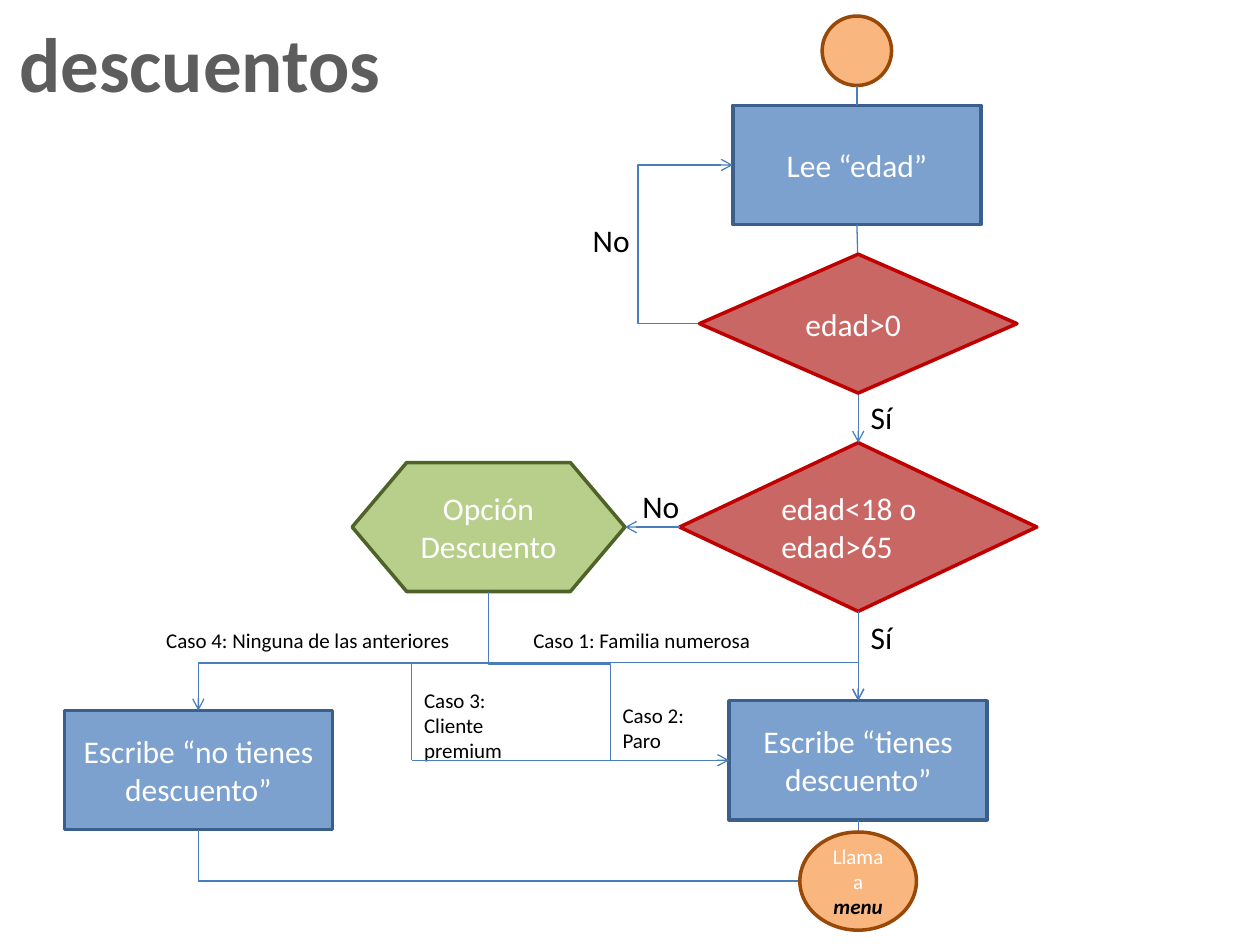
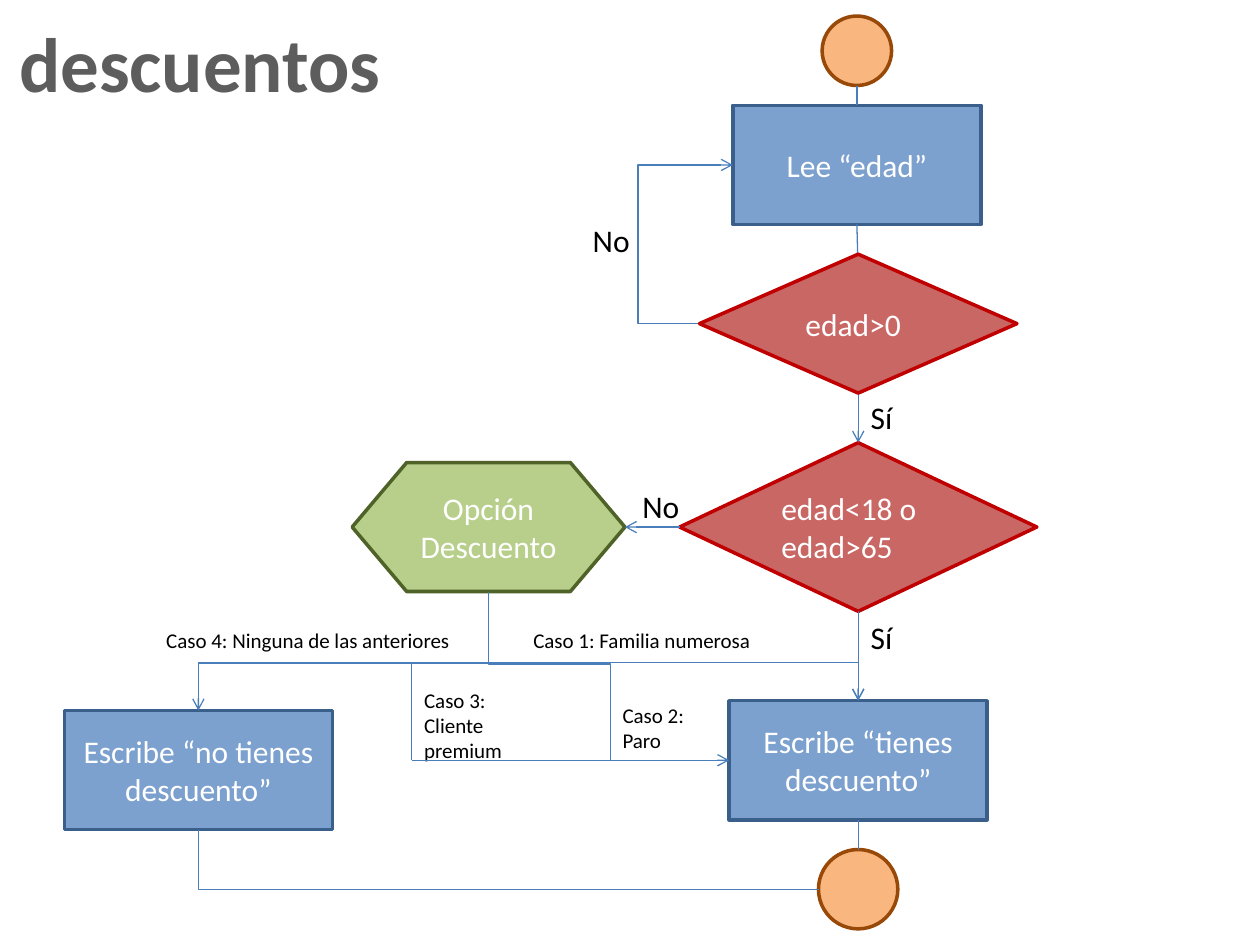
Before and after one commit to dj35/Proyecto-, a slide deck: slide 2 of Flujograma.pptx (slide 5 before the commit). Drawn at 1260x945 pixels with LibreOffice and Linux fonts; fonts in the diff are those of the drawing. Boxes give left, top, right and bottom in pixels: in the first picture for what was removed or moved away, otherwise in the second. Text is boxed around its words. In the diff, an @@ line names an element or a change of style, - is before the commit and + after.

```diff
--- a/Flujograma.pptx
+++ b/Flujograma.pptx
@@ elbow line moved from (198, 829) - (800, 881) to (198, 829) - (819, 890) @@
@@ ellipse removed at [800, 832, 917, 930] @@
-Llama a menu
@@ line moved from (858, 820) - (858, 832) to (858, 820) - (858, 849) @@
@@ ellipse added at [819, 849, 898, 929], fill #F9B67F, outline #984807 2 pt @@
```
Also in this commit, not shown: 1 other slide changed, 3 slides removed.
